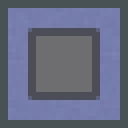
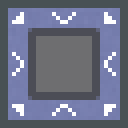
Before/after of a w=128, h=128 layered artwork. What changed in the layer stack:
added layer "input act" above "input" over [12, 12, 116, 116]
